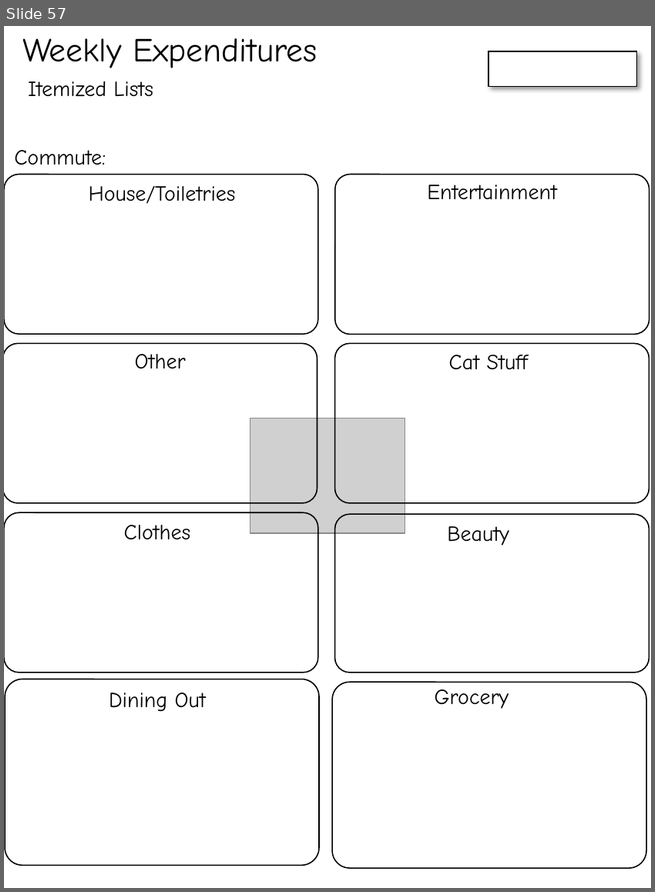
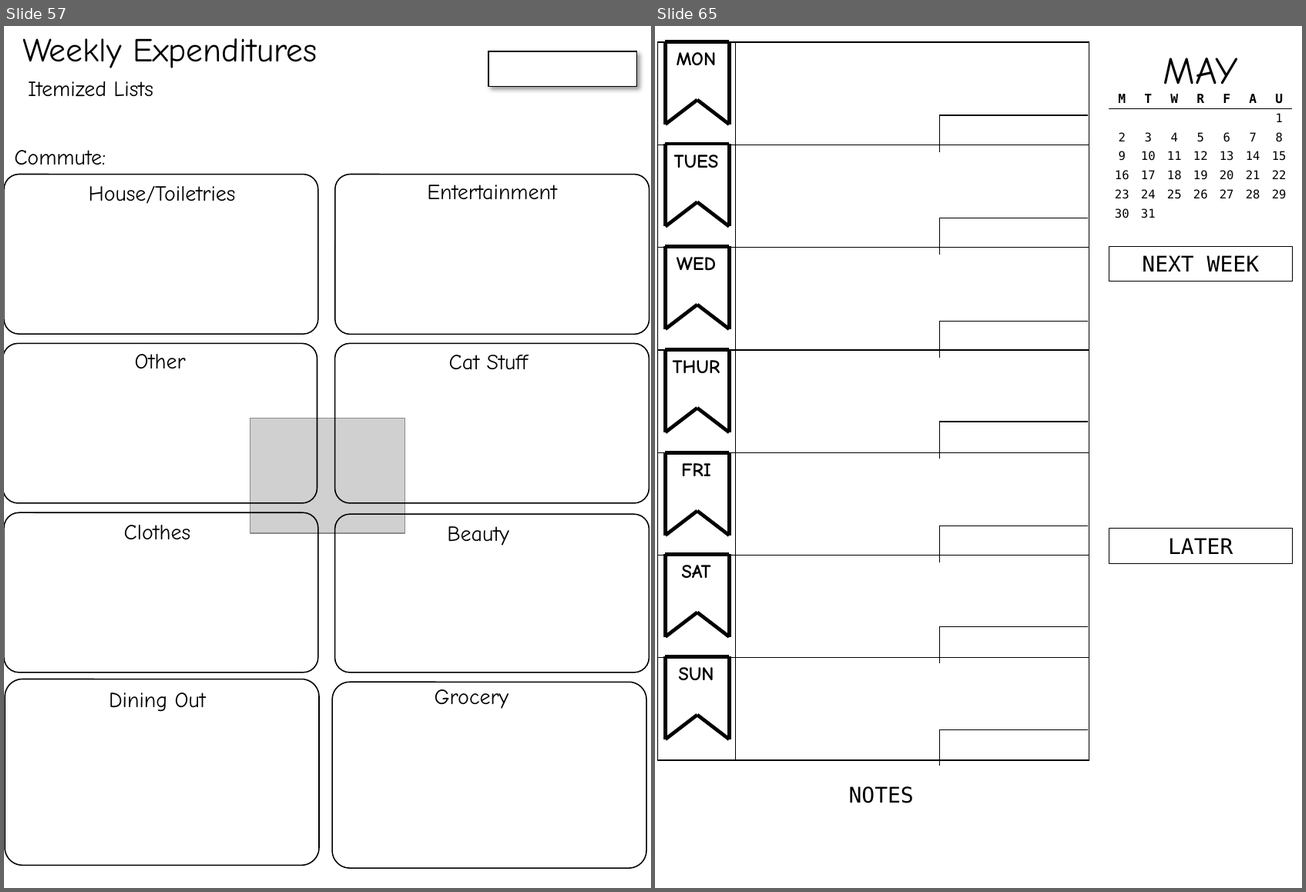
Before and after one commit to cds70409/cds70409.github.io, a slide deck: bujo_printouts.pptx. Shown side by side, each under a label of ours: slide 57 before the commit, slides 57 and 65 after it; the slides between them are not shown. The pictures are 655x892 and 1306x892 pixels, drawn with LibreOffice and Linux fonts; fonts in the diff are those of the drawing; grey boxes stand for pictures. Boxes give left, top, right and bottom in pixels: in the first picture for what was removed or moved away, otherwise in the second. Text is boxed around its words. In the diff, an @@ line names an element or a change of style, - is before the commit and + after.

Commit message:
may

```diff
--- a/bujo_printouts.pptx
+++ b/bujo_printouts.pptx
@@ slide 65 added at <box>655,26,1302,888</box>, background #FFFFFF @@
@@ table added at <box>657,42,1089,761</box>, 7 rows, 2 columns @@
+ | 
+ | 
+ | 
+ | 
+ | 
+ | 
+ | 
@@ group added at <box>665,41,729,125</box>: 5 lines, 1 text @@
+MON
@@ text added at <box>1163,58,1238,96</box>, 32 pt, text #000000 @@
+MAY
@@ table added at <box>1109,90,1289,225</box>, 7 rows, 7 columns @@
+M | T | W | R | F | A | U
+ |  |  |  |  |  | 1
+2 | 3 | 4 | 5 | 6 | 7 | 8
+9 | 10 | 11 | 12 | 13 | 14 | 15
+16 | 17 | 18 | 19 | 20 | 21 | 22
+23 | 24 | 25 | 26 | 27 | 28 | 29
+30 | 31 |  |  |  |  | 
@@ table added at <box>940,115,1089,146</box>, 1 rows, 1 columns @@
+
@@ group added at <box>665,144,729,227</box>: 5 lines, 1 text @@
+TUES
@@ table added at <box>940,218,1089,249</box>, 1 rows, 1 columns @@
+
@@ rectangle added at <box>1109,246,1293,280</box>, outline #000000 0.75 pt, 18 pt, text #000000 @@
+NEXT WEEK
@@ group added at <box>665,247,729,329</box>: 5 lines, 1 text @@
+WED
@@ table added at <box>940,321,1089,351</box>, 1 rows, 1 columns @@
+
@@ group added at <box>665,350,729,433</box>: 5 lines, 1 text @@
+THUR
@@ table added at <box>940,422,1089,452</box>, 1 rows, 1 columns @@
+
@@ group added at <box>665,453,729,536</box>: 5 lines, 1 text @@
+FRI
@@ table added at <box>940,526,1089,557</box>, 1 rows, 1 columns @@
+
@@ rectangle added at <box>1109,529,1293,563</box>, outline #000000 0.75 pt, 18 pt, text #000000 @@
+LATER
@@ group added at <box>665,555,729,637</box>: 5 lines, 1 text @@
+SAT
@@ table added at <box>940,627,1089,657</box>, 1 rows, 1 columns @@
+
@@ group added at <box>665,657,729,739</box>: 5 lines, 1 text @@
+SUN
@@ table added at <box>940,730,1089,760</box>, 1 rows, 1 columns @@
+
@@ text added at <box>849,787,914,804</box>, 18 pt, text #000000 @@
+NOTES
```
Also in this commit, not shown: 8 other slides added.
